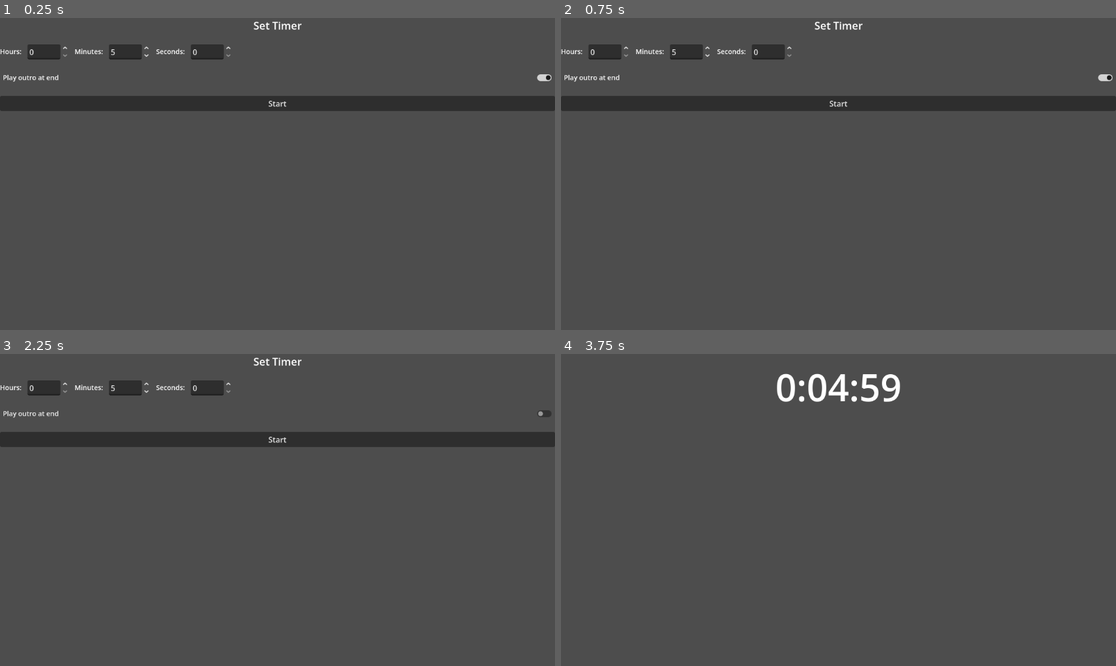
Above: before the commit, frames 1-4 (two rows, left to right).
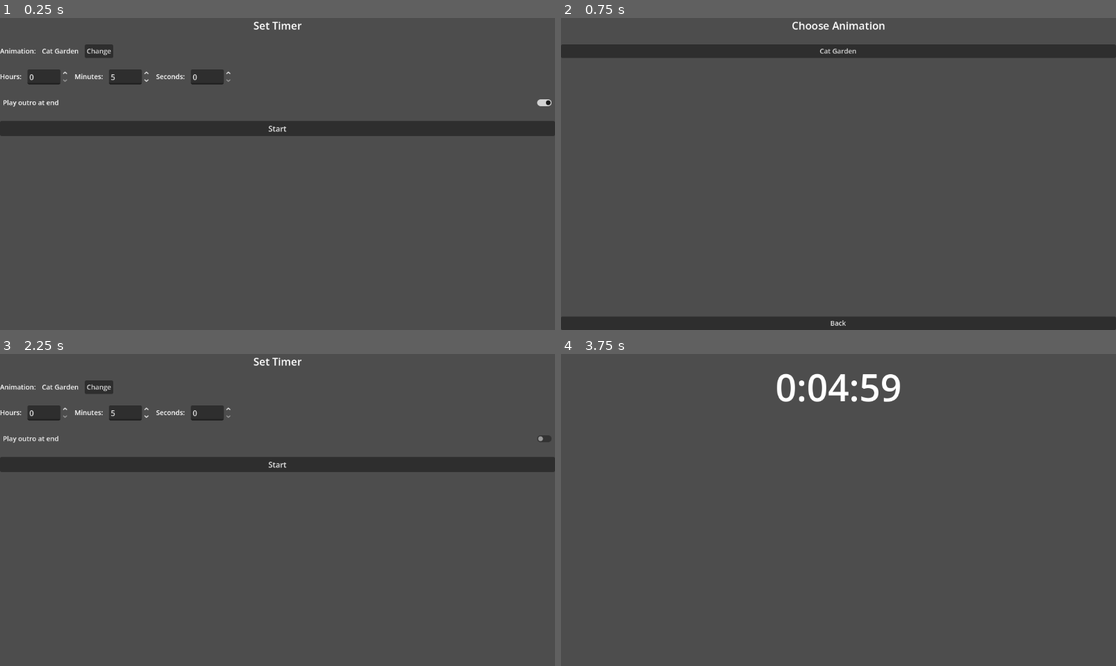
Above: after the commit, the same moments.

Repository: GiaZozula/timer-app
Game: Godot game, scene res://scenes/main.tscn
The game is run twice, just before and just after one commit, with the same random seed, the same clock (stepped at 60 frames per second) and the same inputs.
Inputs (mouse positions are in pixels of both pictures, inside the frame that each line leads up to):
- Up to frame 1 (0.25 s): no input
- Up to frame 2 (0.75 s): click (660, 52) at 0.5 s, where only the run after the commit has a clickable "Change"
- Up to frame 3 (2.25 s): click (277, 388) at 1.25 s, where only the run after the commit has a clickable "Cat Garden"; click "Play outro at end" at 2 s
- Up to frame 4 (3.75 s): click "Play outro at end" at 2.75 s; click "Start" at 3.5 s

The runs differ from the first frame. In frame 1, 12% of the frame differs, in the area x 0-100%, y 8-38%; in frame 2, 13%, in the area x 0-100%, y 1-100%; in frame 3, 12%; in frame 4, nothing differs.

Commit message:
add theme select screen, update logic for instancing animations

Diff:
--- /dev/null
+++ b/Godot/timer-app/data/animation_themes.json
@@ -0,0 +1,8 @@
+[
+  {
+    "id": "cat_garden",
+    "display_name": "Cat Garden",
+    "theme_path": "res://themes/cat_garden.theme.json",
+    "scene_path": "res://scenes/animation/CatScene.tscn"
+  }
+]
--- a/Godot/timer-app/scenes/main.tscn
+++ b/Godot/timer-app/scenes/main.tscn
@@ -6,6 +6,7 @@
 [ext_resource type="PackedScene" uid="uid://c0safe4re4root" path="res://scenes/ui/SafeAreaRoot.tscn" id="4_safe"]
 [ext_resource type="PackedScene" uid="uid://d01jwr4g2s6vx" path="res://scenes/ui/SetupScreen.tscn" id="5_setup"]
 [ext_resource type="PackedScene" uid="uid://f0f7ynvy8vt2" path="res://scenes/ui/RunScreen.tscn" id="6_run"]
+[ext_resource type="PackedScene" uid="uid://b5theme_select_screen" path="res://scenes/ui/ThemeSelectScreen.tscn" id="8_theme_select"]
 [ext_resource type="PackedScene" path="res://scenes/ui/DebugMenu.tscn" id="7_debug"]
 
 [node name="Main" type="Node" unique_id=1691925178]
@@ -28,4 +29,7 @@
 [node name="RunScreen" parent="UI/SafeAreaRoot" unique_id=986875311 instance=ExtResource("6_run")]
 visible = false
 
+[node name="ThemeSelectScreen" parent="UI/SafeAreaRoot" unique_id=1127414696 instance=ExtResource("8_theme_select")]
+visible = false
+
 [node name="DebugMenu" parent="UI" instance=ExtResource("7_debug")]
--- a/Godot/timer-app/scenes/ui/RunScreen.tscn
+++ b/Godot/timer-app/scenes/ui/RunScreen.tscn
@@ -1,7 +1,6 @@
 [gd_scene format=3 uid="uid://f0f7ynvy8vt2"]
 
 [ext_resource type="Script" path="res://scripts/ui/RunScreen.gd" id="1_run"]
-[ext_resource type="PackedScene" uid="uid://c2rig1h3try4q" path="res://scenes/animation/CatScene.tscn" id="2_cat"]
 
 [node name="RunScreen" type="Control"]
 layout_mode = 3
@@ -53,5 +52,3 @@
 
 [node name="SubViewport" type="SubViewport" parent="VBoxContainer/AnimationArea"]
 handle_input_locally = false
-
-[node name="CatScene" parent="VBoxContainer/AnimationArea/SubViewport" instance=ExtResource("2_cat")]
--- a/Godot/timer-app/scenes/ui/SetupScreen.tscn
+++ b/Godot/timer-app/scenes/ui/SetupScreen.tscn
@@ -32,6 +32,22 @@
 layout_mode = 2
 text = "Set Timer"
 horizontal_alignment = 1
+
+[node name="AnimationThemeRow" type="HBoxContainer" parent="VBoxContainer"]
+layout_mode = 2
+theme_override_constants/separation = 12
+
+[node name="AnimationLabel" type="Label" parent="VBoxContainer/AnimationThemeRow"]
+layout_mode = 2
+text = "Animation:"
+
+[node name="AnimationThemeLabel" type="Label" parent="VBoxContainer/AnimationThemeRow"]
+layout_mode = 2
+text = "Cat Garden"
+
+[node name="ChangeThemeButton" type="Button" parent="VBoxContainer/AnimationThemeRow"]
+layout_mode = 2
+text = "Change"
 
 [node name="HBoxContainer" type="HBoxContainer" parent="VBoxContainer"]
 layout_mode = 2
--- /dev/null
+++ b/Godot/timer-app/scenes/ui/ThemeSelectScreen.tscn
@@ -0,0 +1,47 @@
+[gd_scene format=3 uid="uid://b5theme_select_screen"]
+
+[ext_resource type="Script" path="res://scripts/ui/ThemeSelectScreen.gd" id="1_theme_select"]
+
+[node name="ThemeSelectScreen" type="Control"]
+layout_mode = 3
+anchors_preset = 15
+anchor_right = 1.0
+anchor_bottom = 1.0
+offset_left = 0.0
+offset_top = 0.0
+offset_right = 0.0
+offset_bottom = 0.0
+grow_horizontal = 2
+grow_vertical = 2
+script = ExtResource("1_theme_select")
+
+[node name="VBoxContainer" type="VBoxContainer" parent="."]
+layout_mode = 1
+anchors_preset = 15
+anchor_right = 1.0
+anchor_bottom = 1.0
+offset_left = 0.0
+offset_top = 0.0
+offset_right = 0.0
+offset_bottom = 0.0
+grow_horizontal = 2
+grow_vertical = 2
+theme_override_constants/separation = 24
+
+[node name="TitleLabel" type="Label" parent="VBoxContainer"]
+layout_mode = 2
+text = "Choose Animation"
+horizontal_alignment = 1
+
+[node name="ScrollContainer" type="ScrollContainer" parent="VBoxContainer"]
+layout_mode = 2
+size_flags_vertical = 3
+
+[node name="ThemeList" type="VBoxContainer" parent="VBoxContainer/ScrollContainer"]
+layout_mode = 2
+size_flags_horizontal = 3
+theme_override_constants/separation = 12
+
+[node name="BackButton" type="Button" parent="VBoxContainer"]
+layout_mode = 2
+text = "Back"
--- a/Godot/timer-app/scripts/core/main.gd
+++ b/Godot/timer-app/scripts/core/main.gd
@@ -1,38 +1,116 @@
 extends Node
+
+const ANIMATION_THEMES_PATH := "res://data/animation_themes.json"
+
+var _animation_themes: Array = []
+var _selected_theme_id: String = ""
 
 @onready var timer_controller = $TimerController
 @onready var theme_controller = $ThemeController
 @onready var run_screen = $UI/SafeAreaRoot/RunScreen
 @onready var setup_screen = $UI/SafeAreaRoot/SetupScreen
+@onready var theme_select_screen = $UI/SafeAreaRoot/ThemeSelectScreen
 @onready var debug_menu = $UI/DebugMenu
-@onready var animation_controller = $UI/SafeAreaRoot/RunScreen/VBoxContainer/AnimationArea/SubViewport/CatScene/AnimationController
 
 
 func _ready():
-	theme_controller.load_theme("res://themes/cat_garden.theme.json")
+	_load_animation_themes()
+	_set_default_selected_theme()
 
 	setup_screen.set_theme_controller(theme_controller)
 	setup_screen.apply_scaled_fonts()
 	run_screen.set_theme_controller(theme_controller)
 	run_screen.apply_scaled_fonts()
+	theme_select_screen.set_theme_controller(theme_controller)
+	theme_select_screen.set_themes(_animation_themes)
+	theme_select_screen.apply_scaled_fonts()
 
 	timer_controller.tick.connect(run_screen.update_time)
-	timer_controller.event_trigger.connect(animation_controller.play_event)
-	timer_controller.outro_start.connect(animation_controller.play_outro)
+	timer_controller.event_trigger.connect(run_screen.play_event)
+	timer_controller.outro_start.connect(run_screen.play_outro)
 	timer_controller.finished.connect(_on_timer_finished)
 
 	setup_screen.start_pressed.connect(_on_start_pressed)
+	setup_screen.open_theme_select_requested.connect(_on_open_theme_select)
+	theme_select_screen.theme_selected.connect(_on_theme_selected)
+	theme_select_screen.back_requested.connect(_on_theme_select_back)
 	debug_menu.return_to_setup_requested.connect(_on_debug_return_to_setup)
 
 	run_screen.visible = false
+	theme_select_screen.visible = false
+	setup_screen.visible = true
+	setup_screen.set_animation_theme_display_name(_get_selected_display_name())
+
+
+func _load_animation_themes() -> void:
+	if not FileAccess.file_exists(ANIMATION_THEMES_PATH):
+		push_error("Animation themes file not found: %s" % ANIMATION_THEMES_PATH)
+		return
+	var file = FileAccess.open(ANIMATION_THEMES_PATH, FileAccess.READ)
+	var content = file.get_as_text()
+	file.close()
+	var json = JSON.new()
+	if json.parse(content) != OK:
+		push_error("Failed to parse animation themes JSON")
+		return
+	if not json.data is Array:
+		push_error("Animation themes must be a JSON array")
+		return
+	_animation_themes = json.data
+
+
+func _set_default_selected_theme() -> void:
+	if _animation_themes.is_empty():
+		_selected_theme_id = ""
+		return
+	var first: Dictionary = _animation_themes[0]
+	_selected_theme_id = first.get("id", "")
+
+
+func _get_theme_by_id(theme_id: String) -> Dictionary:
+	for t in _animation_themes:
+		if t.get("id", "") == theme_id:
+			return t
+	return {}
+
+
+func _get_selected_display_name() -> String:
+	var t = _get_theme_by_id(_selected_theme_id)
+	return t.get("display_name", _selected_theme_id if _selected_theme_id else "—")
+
+
+func _on_open_theme_select() -> void:
+	setup_screen.visible = false
+	theme_select_screen.visible = true
+
+
+func _on_theme_selected(theme_id: String, display_name: String) -> void:
+	_selected_theme_id = theme_id
+	setup_screen.set_animation_theme_display_name(display_name)
+	theme_select_screen.visible = false
+	setup_screen.visible = true
+
+
+func _on_theme_select_back() -> void:
+	theme_select_screen.visible = false
 	setup_screen.visible = true
 
 
 func _on_start_pressed(duration_seconds: float, outro_enabled: bool) -> void:
+	var theme_dict := _get_theme_by_id(_selected_theme_id)
+	if theme_dict.is_empty():
+		return
+	var theme_path: String = theme_dict.get("theme_path", "")
+	var scene_path: String = theme_dict.get("scene_path", "")
+	if theme_path.is_empty() or scene_path.is_empty():
+		return
+
+	theme_controller.load_theme(theme_path)
+	run_screen.set_animation_scene(scene_path)
+	run_screen.play_idle()
+
 	setup_screen.visible = false
 	run_screen.visible = true
-
-	animation_controller.play_idle()
 	timer_controller.start_timer(
 		duration_seconds,
 		theme_controller.get_event_interval_min(),
--- a/Godot/timer-app/scripts/ui/RunScreen.gd
+++ b/Godot/timer-app/scripts/ui/RunScreen.gd
@@ -1,9 +1,11 @@
 extends Control
 
 var _theme_controller: Node = null
+var _animation_controller: Node = null
 
 @onready var time_label = $VBoxContainer/TimerStrip/CenterContainer/TimeLabel
 @onready var timer_strip = $VBoxContainer/TimerStrip
+@onready var viewport = $VBoxContainer/AnimationArea/SubViewport
 
 
 func _ready() -> void:
@@ -36,6 +38,36 @@
 	timer_strip.custom_minimum_size.y = int(font_size * 1.6)
 
 
+func set_animation_scene(scene_path: String) -> void:
+	for child in viewport.get_children():
+		child.queue_free()
+	_animation_controller = null
+
+	var packed: PackedScene = load(scene_path) as PackedScene
+	if not packed:
+		return
+	var instance: Node = packed.instantiate()
+	viewport.add_child(instance)
+	var ctrl = instance.get_node_or_null("AnimationController")
+	if ctrl:
+		_animation_controller = ctrl
+
+
+func play_idle() -> void:
+	if _animation_controller and _animation_controller.has_method("play_idle"):
+		_animation_controller.play_idle()
+
+
+func play_event() -> void:
+	if _animation_controller and _animation_controller.has_method("play_event"):
+		_animation_controller.play_event()
+
+
+func play_outro() -> void:
+	if _animation_controller and _animation_controller.has_method("play_outro"):
+		_animation_controller.play_outro()
+
+
 func update_time(remaining_seconds: float) -> void:
 	var total_secs: int = int(remaining_seconds)
 	var hours: int = int(total_secs / 3600.0)
--- a/Godot/timer-app/scripts/ui/SetupScreen.gd
+++ b/Godot/timer-app/scripts/ui/SetupScreen.gd
@@ -1,6 +1,7 @@
 extends Control
 
 signal start_pressed(duration_seconds: float, outro_enabled: bool)
+signal open_theme_select_requested
 
 const HOURS_MIN := 0
 const HOURS_MAX := 24
@@ -24,11 +25,16 @@
 @onready var hours_label = $VBoxContainer/HBoxContainer/HoursLabel
 @onready var minutes_label = $VBoxContainer/HBoxContainer/MinutesLabel
 @onready var seconds_label = $VBoxContainer/HBoxContainer/SecondsLabel
+@onready var animation_label = $VBoxContainer/AnimationThemeRow/AnimationLabel
+@onready var animation_theme_label = $VBoxContainer/AnimationThemeRow/AnimationThemeLabel
+@onready var change_theme_button = $VBoxContainer/AnimationThemeRow/ChangeThemeButton
 
 
 func _ready() -> void:
 	_apply_input_ranges()
 	start_button.focus_mode = Control.FOCUS_NONE
+	change_theme_button.focus_mode = Control.FOCUS_NONE
+	change_theme_button.pressed.connect(_on_change_theme_pressed)
 	hours_spinbox.get_line_edit().focus_exited.connect(_on_hours_focus_exited)
 	minutes_spinbox.get_line_edit().focus_exited.connect(_on_minutes_focus_exited)
 	seconds_spinbox.get_line_edit().focus_exited.connect(_on_seconds_focus_exited)
@@ -76,6 +82,14 @@
 	_apply_scaled_fonts()
 
 
+func set_animation_theme_display_name(display_name: String) -> void:
+	animation_theme_label.text = display_name
+
+
+func _on_change_theme_pressed() -> void:
+	emit_signal("open_theme_select_requested")
+
+
 func apply_scaled_fonts() -> void:
 	_apply_scaled_fonts()
 
@@ -91,6 +105,9 @@
 	var base_body: int = _theme_controller.get_font_size("body") if _theme_controller.has_method("get_font_size") else 18
 
 	title_label.add_theme_font_size_override("font_size", int(base_title * scale_factor))
+	animation_label.add_theme_font_size_override("font_size", int(base_body * scale_factor))
+	animation_theme_label.add_theme_font_size_override("font_size", int(base_body * scale_factor))
+	change_theme_button.add_theme_font_size_override("font_size", int(base_body * scale_factor))
 	hours_label.add_theme_font_size_override("font_size", int(base_body * scale_factor))
 	minutes_label.add_theme_font_size_override("font_size", int(base_body * scale_factor))
 	seconds_label.add_theme_font_size_override("font_size", int(base_body * scale_factor))
--- /dev/null
+++ b/Godot/timer-app/scripts/ui/ThemeSelectScreen.gd
@@ -0,0 +1,79 @@
+extends Control
+
+## Displays a list of available animation themes. Emits theme_selected when one is chosen,
+## or back_requested when the user returns without changing selection.
+
+signal theme_selected(theme_id: String, display_name: String)
+signal back_requested
+
+var _theme_controller: Node = null
+var _themes: Array = []
+
+@onready var title_label = $VBoxContainer/TitleLabel
+@onready var list_container = $VBoxContainer/ScrollContainer/ThemeList
+@onready var back_button = $VBoxContainer/BackButton
+
+
+func _ready() -> void:
+	back_button.focus_mode = Control.FOCUS_NONE
+	back_button.pressed.connect(_on_back_pressed)
+	if get_viewport():
+		get_viewport().size_changed.connect(_apply_scaled_fonts)
+	_apply_scaled_fonts()
+
+
+func set_theme_controller(controller: Node) -> void:
+	_theme_controller = controller
+	_apply_scaled_fonts()
+
+
+func set_themes(themes: Array) -> void:
+	_themes = themes
+	_build_list()
+
+
+func _build_list() -> void:
+	for child in list_container.get_children():
+		child.queue_free()
+
+	for theme_dict in _themes:
+		if not theme_dict is Dictionary:
+			continue
+		var theme_id: String = theme_dict.get("id", "")
+		var display_name: String = theme_dict.get("display_name", theme_id)
+		if theme_id.is_empty():
+			continue
+		var btn := Button.new()
+		btn.text = display_name
+		btn.focus_mode = Control.FOCUS_NONE
+		btn.pressed.connect(_on_theme_pressed.bind(theme_id, display_name))
+		list_container.add_child(btn)
+
+
+func _on_theme_pressed(theme_id: String, display_name: String) -> void:
+	emit_signal("theme_selected", theme_id, display_name)
+
+
+func _on_back_pressed() -> void:
+	emit_signal("back_requested")
+
+
+func apply_scaled_fonts() -> void:
+	_apply_scaled_fonts()
+
+
+func _apply_scaled_fonts() -> void:
+	if not _theme_controller or not is_instance_valid(get_parent()):
+		return
+	var safe_root := get_parent()
+	if not safe_root.has_method("get_font_scale"):
+		return
+	var scale_factor: float = safe_root.get_font_scale()
+	var base_title: int = _theme_controller.get_font_size("title") if _theme_controller.has_method("get_font_size") else 28
+	var base_body: int = _theme_controller.get_font_size("body") if _theme_controller.has_method("get_font_size") else 18
+
+	title_label.add_theme_font_size_override("font_size", int(base_title * scale_factor))
+	back_button.add_theme_font_size_override("font_size", int(base_body * scale_factor))
+	for child in list_container.get_children():
+		if child is Button:
+			child.add_theme_font_size_override("font_size", int(base_body * scale_factor))
Not shown, added: Godot/timer-app/scripts/ui/ThemeSelectScreen.gd.uid
